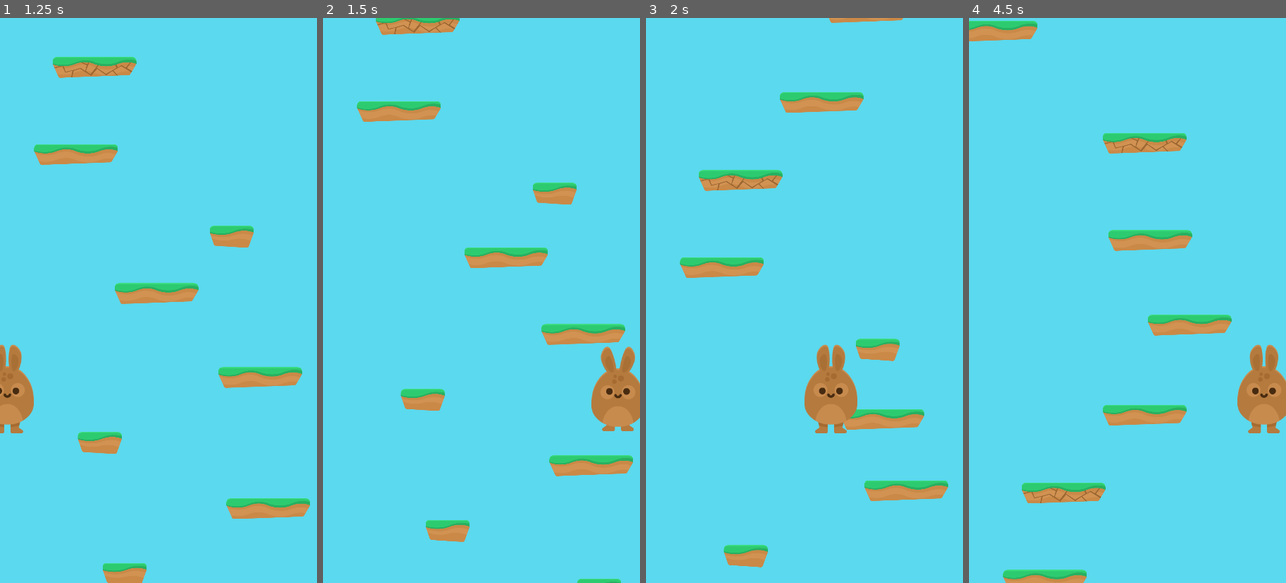
Above: before the commit, frames 1-4 (left to right).
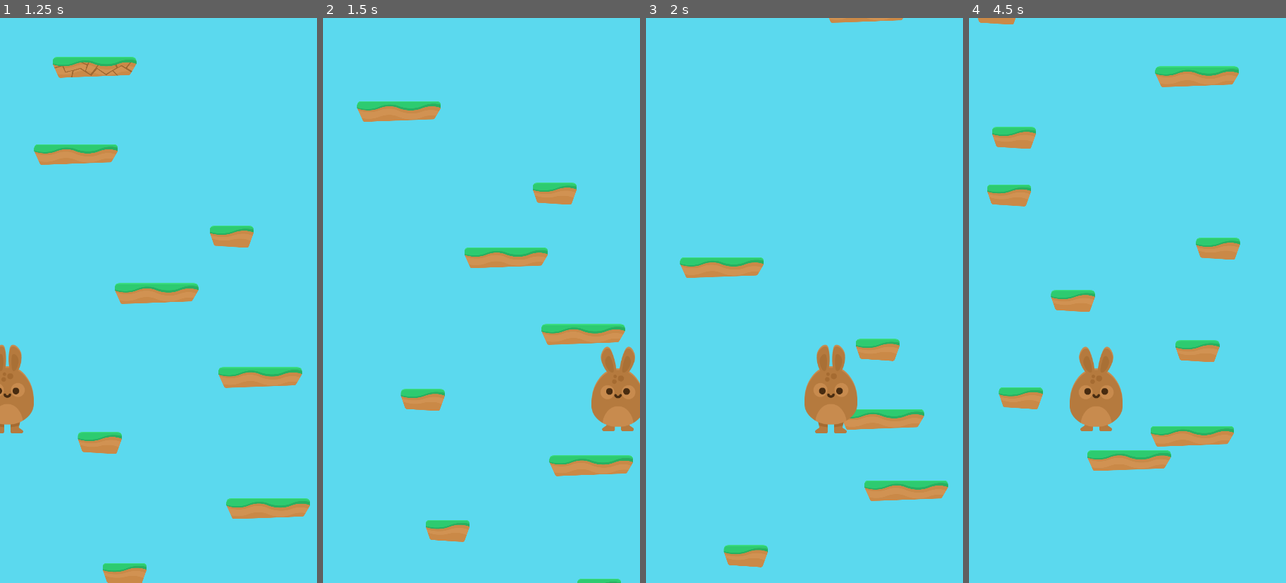
Above: after the commit, the same moments.

Repository: jagc/platformJump
Game: Godot game, scene res://scenes/game.tscn
Same seed, same stepped clock (60 frames per second), same inputs: the game is played once before the commit and once after it.
Inputs:
- Up to frame 1 (1.25 s): tap Enter (ui_accept) at 0.5, 0.77 s; hold Right (ui_right) from 0.53 s (still down)
- Up to frame 2 (1.5 s): release Right (ui_right) at 1.28 s; hold Left (ui_left) from 1.28 s (still down)
- Up to frame 3 (2 s): keep holding Left (ui_left); tap Enter (ui_accept) at 1.52 s
- Up to frame 4 (4.5 s): release Left (ui_left) at 2.03 s; hold Right (ui_right) 2.03-3.53 s; tap Enter (ui_accept) at 3.02, 3.77 s; hold Left (ui_left) from 3.53 s (still down)

Frame 1 is identical in both runs. In frame 2, 0.7% of the frame differs, in the area x 16-44%, y 0-3%; in frame 3, 1.7%; in frame 4, 15%, in the area x 0-100%, y 0-100%.

Commit message:
added capability of platforms to be freed from memory once out of the screen

Diff:
--- a/scenes/grassPlatform.tscn
+++ b/scenes/grassPlatform.tscn
@@ -12,4 +12,9 @@
 
 [node name="CollisionPolygon2D" type="CollisionPolygon2D" parent="."]
 polygon = PoolVector2Array( -190.076, -14.6242, -190.831, -36.888, -178.001, -46.3219, 181.24, -45.5672, 191.051, -30.473, 191.429, -14.2468, 159.731, 37.828, -162.906, 47.6392 )
+
+[node name="VisibilityNotifier2D" type="VisibilityNotifier2D" parent="."]
+position = Vector2( 0.83622, 0.836241 )
+scale = Vector2( 19.0628, 4.76309 )
 [connection signal="body_entered" from="." to="." method="_on_grassPlatform_body_entered"]
+[connection signal="screen_exited" from="VisibilityNotifier2D" to="." method="_on_VisibilityNotifier2D_screen_exited"]
--- a/scenes/grassPlatformBreak.tscn
+++ b/scenes/grassPlatformBreak.tscn
@@ -34,3 +34,8 @@
 randomness = 1.0
 process_material = SubResource( 2 )
 texture = ExtResource( 3 )
+
+[node name="VisibilityNotifier2D" type="VisibilityNotifier2D" parent="."]
+position = Vector2( -0.500679, 0.751038 )
+scale = Vector2( 18.9747, 4.68006 )
+[connection signal="screen_exited" from="VisibilityNotifier2D" to="." method="_on_VisibilityNotifier2D_screen_exited"]
--- a/scenes/movingGrassPlatform.tscn
+++ b/scenes/movingGrassPlatform.tscn
@@ -18,3 +18,8 @@
 rotate = false
 
 [node name="platform" parent="follow" instance=ExtResource( 2 )]
+
+[node name="VisibilityNotifier2D" type="VisibilityNotifier2D" parent="."]
+position = Vector2( -0.618912, -1.39461 )
+scale = Vector2( 9.53811, 2.34487 )
+[connection signal="screen_exited" from="VisibilityNotifier2D" to="." method="_on_VisibilityNotifier2D_screen_exited"]
--- a/scripts/grassPlatformBreak.gd
+++ b/scripts/grassPlatformBreak.gd
@@ -17,3 +17,6 @@
 			sprite.queue_free()
 			collision.queue_free()
 			particles.emitting = true
+
+func _on_VisibilityNotifier2D_screen_exited():
+	self.queue_free()
--- a/scripts/movingPlatform.gd
+++ b/scripts/movingPlatform.gd
@@ -19,3 +19,7 @@
 		direction = -1
 	elif direction < 0 and follow.unit_offset < 0.01:
 		direction = 1
+
+
+func _on_VisibilityNotifier2D_screen_exited():
+	self.queue_free()
--- a/scripts/normalPlatform.gd
+++ b/scripts/normalPlatform.gd
@@ -5,6 +5,7 @@
 const SPRING_CHANCE = 5
 
 var spring_path = "res://scenes/spring.tscn"
+var platform_counter = 0
 
 var sprite_half_width
 
@@ -21,3 +22,6 @@
 	if body.name == "player":
 		if body.position.y <= position.y:
 			body.jump()
+
+func _on_VisibilityNotifier2D_screen_exited():
+	self.queue_free()
